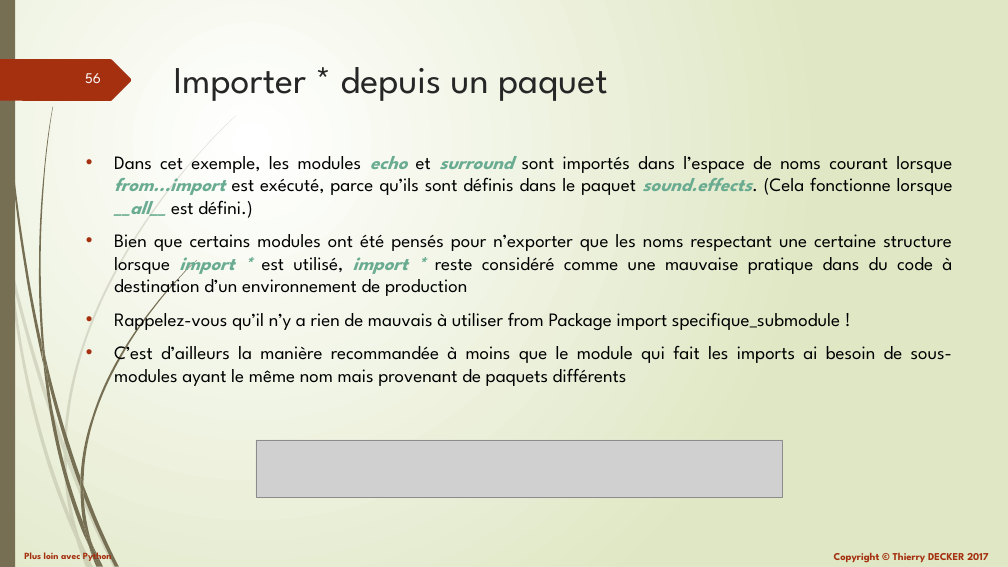
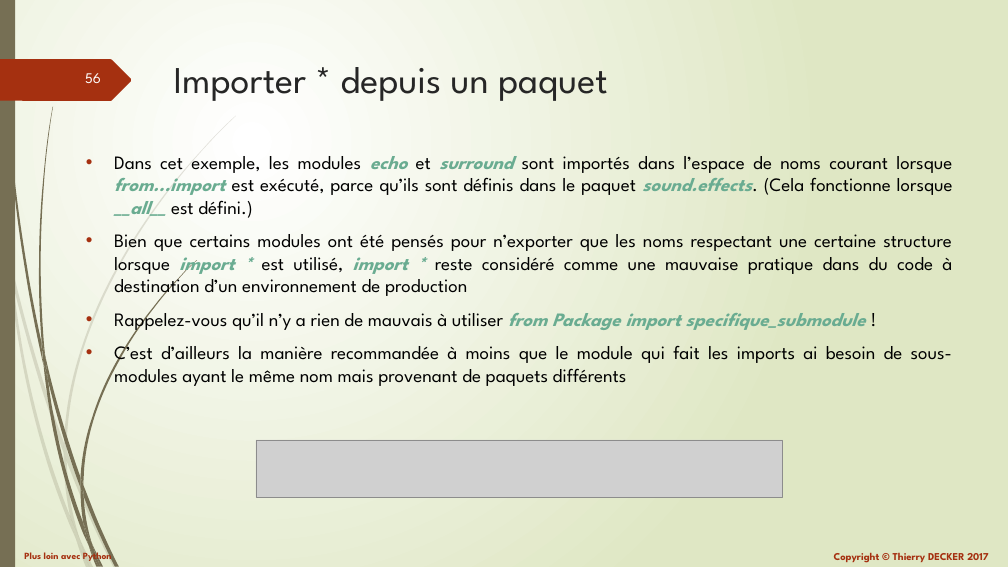
Before and after one commit to VikmanTheRacoon/learning-python, a slide deck: slide 56 of documentations/python-102.pptx. Drawn at 1008x567 pixels with LibreOffice and Linux fonts; fonts in the diff are those of the drawing; grey boxes stand for pictures. Boxes give left, top, right and bottom in pixels: in the first picture for what was removed or moved away, otherwise in the second. Text is boxed around its words. In the diff, an @@ line names an element or a change of style, - is before the commit and + after.

```diff
--- a/documentations/python-102.pptx
+++ b/documentations/python-102.pptx
@@ text at bbox=[114, 306, 866, 332]: text colour #000000 to #6AAC91, bold on, italic on in "from Package import specifique_submodule" @@
```
Also in this commit, not shown: 1 other file.
